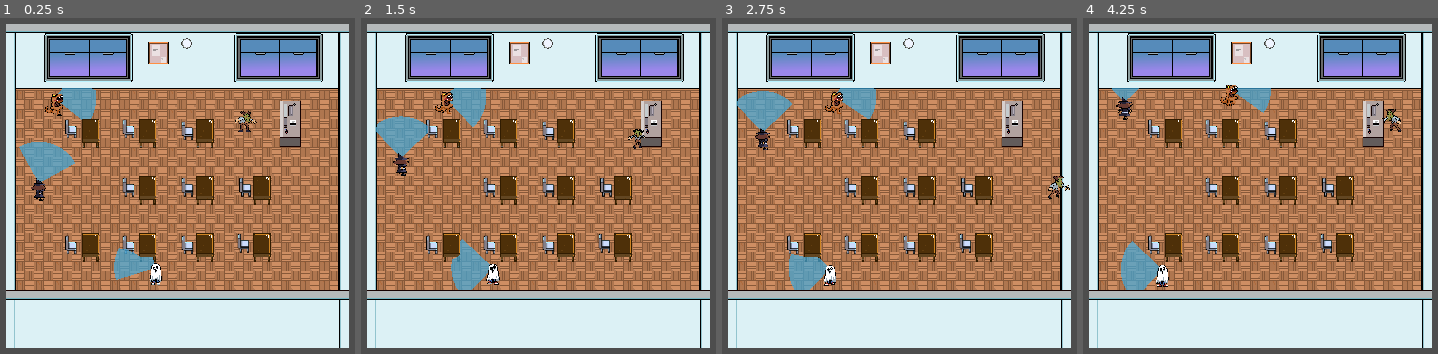
Above: before the commit, frames 1-4 (left to right).
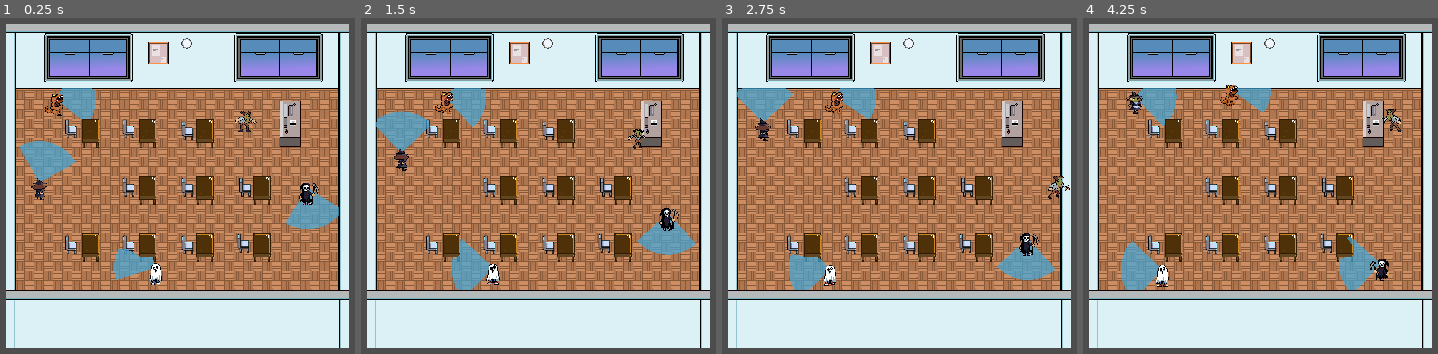
Above: after the commit, the same moments.

Repository: ErikTheBerik/2D-Spooky-Game-Jam-2024
Game: Godot game, scene res://Scenes/Classroom.tscn
The game is run twice, just before and just after one commit, with the same random seed, the same clock (stepped at 60 frames per second) and the same inputs.
Inputs (mouse positions are in pixels of both pictures, inside the frame that each line leads up to):
- Up to frame 1 (0.25 s): no input
- Up to frame 2 (1.5 s): move the mouse to (680, 162) at 0.52 s; hold D (move_right) 0.53-1.28 s; tap E (Scare) at 0.6, 1.35 s; move the mouse to (410, 199) at 1.27 s; hold S (move_down) from 1.28 s (still down)
- Up to frame 3 (2.75 s): move the mouse to (963, 102) at 2.02 s; release S (move_down) at 2.03 s; hold D (move_right) from 2.03 s (still down); tap E (Scare) at 2.1 s
- Up to frame 4 (4.25 s): move the mouse to (1228, 253) at 2.77 s; release D (move_right) at 2.78 s; hold W (move_up) 2.78-3.53 s; tap E (Scare) at 2.85, 3.6 s; move the mouse to (outside the picture) at 3.52 s; hold A (move_left) from 3.53 s (still down)

The runs differ from the first frame. In frame 1, 1.4% of the frame differs, in the area x 5-96%, y 36-63%; in frame 2, 1.8%; in frame 3, 2.1%; in frame 4, 2.4%, in the area x 8-87%, y 20-81%.

Commit message:
possible fix

Diff:
--- a/enemies/enemyDino.tscn
+++ b/enemies/enemyDino.tscn
@@ -295,10 +295,11 @@
 
 [node name="Animation" type="AnimatedSprite2D" parent="."]
 sprite_frames = SubResource("SpriteFrames_dten2")
-animation = &"walk_up"
+animation = &"idle"
 offset = Vector2(0, -8)
 
 [node name="Exclamation" parent="." instance=ExtResource("9_uwsb1")]
+visible = false
 offset = Vector2(0, -80)
 
 [connection signal="body_entered" from="VisionCone2D/VisionConeArea" to="." method="_on_vision_cone_area_body_entered"]
--- a/enemies/enemyGhost.tscn
+++ b/enemies/enemyGhost.tscn
@@ -314,6 +314,7 @@
 offset = Vector2(0, -8)
 
 [node name="Exclamation" parent="." instance=ExtResource("9_smwjf")]
+visible = false
 offset = Vector2(0, -75)
 
 [connection signal="body_entered" from="VisionCone2D/VisionConeArea" to="." method="_on_vision_cone_area_body_entered"]
--- a/enemies/enemyGrim.tscn
+++ b/enemies/enemyGrim.tscn
@@ -5,7 +5,6 @@
 [ext_resource type="PackedScene" uid="uid://kf8tqdlm8c5t" path="res://addons/vision_cone_2d/vision_cone_2d_template.tscn" id="2_ualbs"]
 [ext_resource type="Texture2D" uid="uid://c861ueacphv20" path="res://Assets/Spritesheets/grim-idle.png" id="3_8i1dt"]
 [ext_resource type="Texture2D" uid="uid://b7q0x55xk3lh6" path="res://Assets/Spritesheets/grim-scared.png" id="4_au11g"]
-[ext_resource type="Texture2D" uid="uid://cf45oj4nj8y3n" path="res://Assets/Spritesheets/grim-downwalk.png" id="6_0me5u"]
 [ext_resource type="Texture2D" uid="uid://cv7cuil05le2l" path="res://Assets/Spritesheets/grim-sidewalk.png" id="6_3ex61"]
 [ext_resource type="PackedScene" uid="uid://b27lhyu6412lp" path="res://Assets/VFX/PlayerDetectedVFX.tscn" id="7_1axlp"]
 
@@ -43,34 +42,6 @@
 atlas = ExtResource("4_au11g")
 region = Rect2(39, 0, 39, 39)
 
-[sub_resource type="AtlasTexture" id="AtlasTexture_73b4p"]
-atlas = ExtResource("6_0me5u")
-region = Rect2(0, 0, 39, 39)
-
-[sub_resource type="AtlasTexture" id="AtlasTexture_g8wt3"]
-atlas = ExtResource("6_0me5u")
-region = Rect2(39, 0, 39, 39)
-
-[sub_resource type="AtlasTexture" id="AtlasTexture_y21o0"]
-atlas = ExtResource("6_0me5u")
-region = Rect2(78, 0, 39, 39)
-
-[sub_resource type="AtlasTexture" id="AtlasTexture_y756i"]
-atlas = ExtResource("6_0me5u")
-region = Rect2(117, 0, 39, 39)
-
-[sub_resource type="AtlasTexture" id="AtlasTexture_qgsc6"]
-atlas = ExtResource("6_0me5u")
-region = Rect2(156, 0, 39, 39)
-
-[sub_resource type="AtlasTexture" id="AtlasTexture_or0li"]
-atlas = ExtResource("6_0me5u")
-region = Rect2(195, 0, 39, 39)
-
-[sub_resource type="AtlasTexture" id="AtlasTexture_uu66w"]
-atlas = ExtResource("6_0me5u")
-region = Rect2(234, 0, 39, 39)
-
 [sub_resource type="AtlasTexture" id="AtlasTexture_6q6fv"]
 atlas = ExtResource("6_3ex61")
 region = Rect2(0, 0, 39, 39)
@@ -95,34 +66,6 @@
 atlas = ExtResource("6_3ex61")
 region = Rect2(195, 0, 39, 39)
 
-[sub_resource type="AtlasTexture" id="AtlasTexture_qjale"]
-atlas = ExtResource("8_346oo")
-region = Rect2(0, 0, 39, 39)
-
-[sub_resource type="AtlasTexture" id="AtlasTexture_ur4vf"]
-atlas = ExtResource("8_346oo")
-region = Rect2(39, 0, 39, 39)
-
-[sub_resource type="AtlasTexture" id="AtlasTexture_td57n"]
-atlas = ExtResource("8_346oo")
-region = Rect2(78, 0, 39, 39)
-
-[sub_resource type="AtlasTexture" id="AtlasTexture_8mk4a"]
-atlas = ExtResource("8_346oo")
-region = Rect2(117, 0, 39, 39)
-
-[sub_resource type="AtlasTexture" id="AtlasTexture_fj6dp"]
-atlas = ExtResource("8_346oo")
-region = Rect2(156, 0, 39, 39)
-
-[sub_resource type="AtlasTexture" id="AtlasTexture_lykks"]
-atlas = ExtResource("8_346oo")
-region = Rect2(195, 0, 39, 39)
-
-[sub_resource type="AtlasTexture" id="AtlasTexture_t2waw"]
-atlas = ExtResource("8_346oo")
-region = Rect2(234, 0, 39, 39)
-
 [sub_resource type="SpriteFrames" id="SpriteFrames_dten2"]
 animations = [{
 "frames": [{
@@ -143,7 +86,7 @@
 }],
 "loop": true,
 "name": &"idle",
-"speed": 8.0
+"speed": 10.0
 }, {
 "frames": [{
 "duration": 1.0,
@@ -156,31 +99,10 @@
 "name": &"scare",
 "speed": 5.0
 }, {
-"frames": [{
-"duration": 1.0,
-"texture": SubResource("AtlasTexture_73b4p")
-}, {
-"duration": 1.0,
-"texture": SubResource("AtlasTexture_g8wt3")
-}, {
-"duration": 1.0,
-"texture": SubResource("AtlasTexture_y21o0")
-}, {
-"duration": 1.0,
-"texture": SubResource("AtlasTexture_y756i")
-}, {
-"duration": 1.0,
-"texture": SubResource("AtlasTexture_qgsc6")
-}, {
-"duration": 1.0,
-"texture": SubResource("AtlasTexture_or0li")
-}, {
-"duration": 1.0,
-"texture": SubResource("AtlasTexture_uu66w")
-}],
+"frames": [],
 "loop": true,
 "name": &"walk_down",
-"speed": 8.0
+"speed": 5.0
 }, {
 "frames": [{
 "duration": 1.0,
@@ -203,33 +125,12 @@
 }],
 "loop": true,
 "name": &"walk_right",
-"speed": 8.0
+"speed": 5.0
 }, {
-"frames": [{
-"duration": 1.0,
-"texture": SubResource("AtlasTexture_qjale")
-}, {
-"duration": 1.0,
-"texture": SubResource("AtlasTexture_ur4vf")
-}, {
-"duration": 1.0,
-"texture": SubResource("AtlasTexture_td57n")
-}, {
-"duration": 1.0,
-"texture": SubResource("AtlasTexture_8mk4a")
-}, {
-"duration": 1.0,
-"texture": SubResource("AtlasTexture_fj6dp")
-}, {
-"duration": 1.0,
-"texture": SubResource("AtlasTexture_lykks")
-}, {
-"duration": 1.0,
-"texture": SubResource("AtlasTexture_t2waw")
-}],
+"frames": [],
 "loop": true,
 "name": &"walk_up",
-"speed": 8.0
+"speed": 10.0
 }]
 
 [node name="Grim" type="CharacterBody2D" groups=["Enemy"]]
@@ -281,7 +182,8 @@
 
 [node name="Animation" type="AnimatedSprite2D" parent="."]
 sprite_frames = SubResource("SpriteFrames_dten2")
-animation = &"idle"
+animation = &"walk_right"
+frame_progress = 0.281139
 offset = Vector2(0, -8)
 
 [node name="Exclamation" parent="." instance=ExtResource("7_1axlp")]
--- a/enemies/enemyWitch.tscn
+++ b/enemies/enemyWitch.tscn
@@ -259,6 +259,7 @@
 offset = Vector2(0, -8)
 
 [node name="Exclamation" parent="." instance=ExtResource("8_tetch")]
+visible = false
 offset = Vector2(0, -76)
 
 [connection signal="body_entered" from="VisionCone2D/VisionConeArea" to="." method="_on_vision_cone_area_body_entered"]
